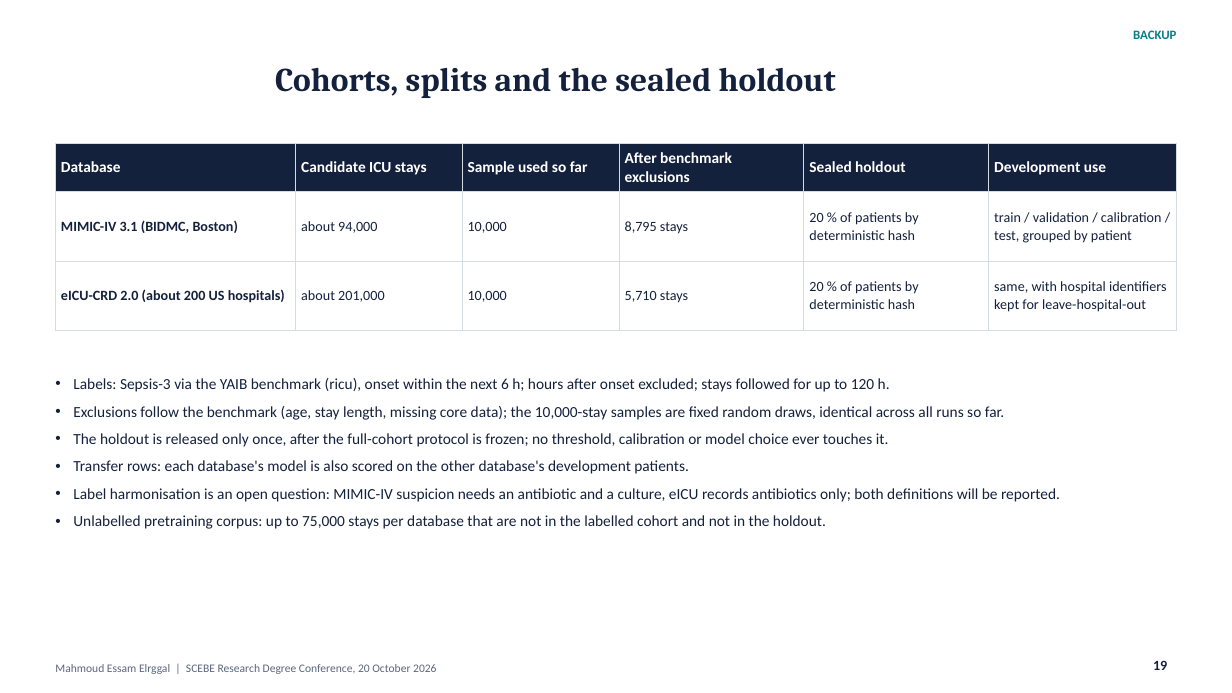
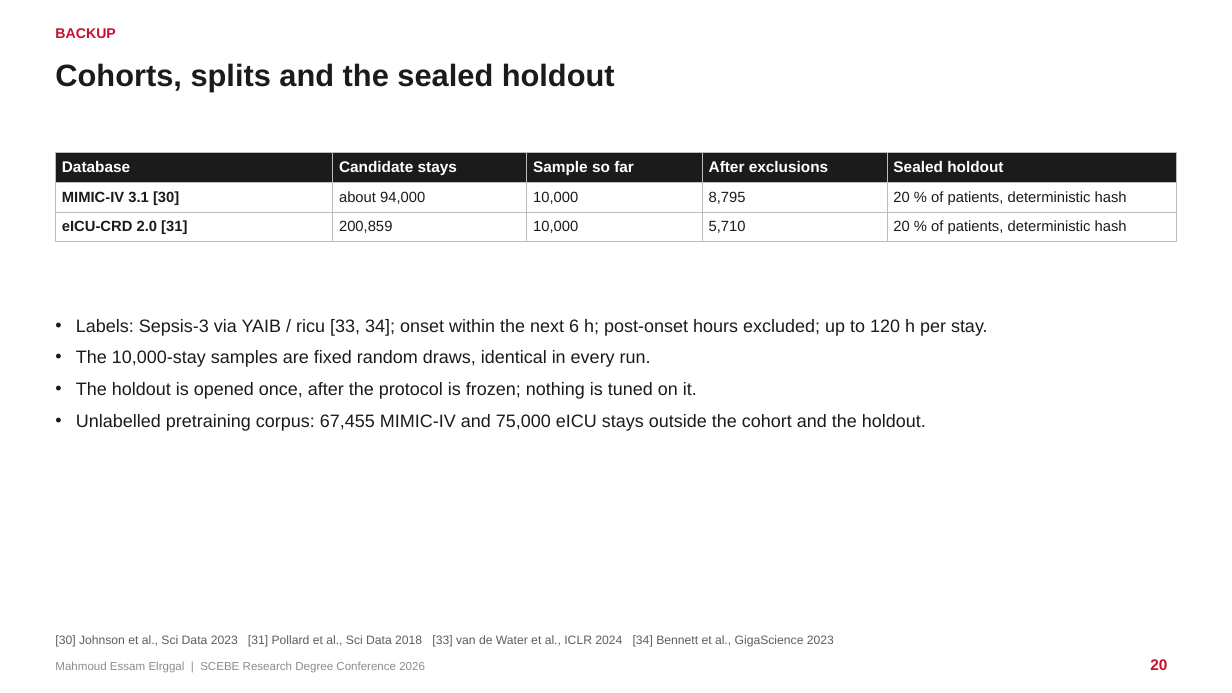
Before and after one commit to mahmoudddj/datasciencecoursera1, a slide deck: slide 20 of dev/presentation/Elrggal_Mahmoud_SCEBE2026.pptx (slide 19 before the commit). Drawn at 1232x693 pixels with LibreOffice and Linux fonts; fonts in the diff are those of the drawing. Boxes give left, top, right and bottom in pixels: in the first picture for what was removed or moved away, otherwise in the second. Text is boxed around its words. In the diff, an @@ line names an element or a change of style, - is before the commit and + after.

```diff
--- a/dev/presentation/Elrggal_Mahmoud_SCEBE2026.pptx
+++ b/dev/presentation/Elrggal_Mahmoud_SCEBE2026.pptx
@@ text added at [55, 28, 115, 38], 11 pt, text #C8102E, bold @@
+BACKUP
@@ title "Cohorts, splits and the sealed ...": place and size @@
-title "Cohorts, splits and the sealed ..." at [275, 67, 836, 98]
+title "Cohorts, splits and the sealed ..." at [55, 63, 615, 91]
@@ title "Cohorts, splits and the sealed ..." at [55, 63, 615, 91]: size 26 to 24 pt, font Cambria to Arial, text colour #14213D to #1B1B1B; alignment centre to left; vertical alignment middle to top @@
@@ text removed at [1133, 30, 1176, 39] @@
-BACKUP
@@ table at [55, 152, 1177, 245] @@
-column 1: Database | MIMIC-IV 3.1 (BIDMC, Boston) | eICU-CRD 2.0 (about 200 US hospitals)
-column 2: Candidate ICU stays | about 94,000 | about 201,000
-column 3: Sample used so far | 10,000 | 10,000
-column 4: After benchmark exclusions | 8,795 stays | 5,710 stays
-column 5: Sealed holdout | 20 % of patients by deterministic hash | 20 % of patients by deterministic hash
-column 6: Development use | train / validation / calibration / test, grouped by patient | same, with hospital identifiers kept for leave-hospital-out
+column 1: Database | MIMIC-IV 3.1 [30] | eICU-CRD 2.0 [31]
+column 2: Candidate stays | about 94,000 | 200,859
+column 3: Sample so far | 10,000 | 10,000
+column 4: After exclusions | 8,795 | 5,710
+column 5: Sealed holdout | 20 % of patients, deterministic hash | 20 % of patients, deterministic hash
@@ table: place and size @@
-table at [55, 143, 1177, 316]
+table at [55, 152, 1177, 245]
@@ text at [76, 319, 988, 431]: text changed; size 12 to 14 pt; font Calibri to Arial; text colour #14213D to #1B1B1B @@
-• Labels: Sepsis-3 via the YAIB benchmark (ricu), onset within the next 6 h; hours after onset excluded; stays followed for up to 120 h.
-• Exclusions follow the benchmark (age, stay length, missing core data); the 10,000-stay samples are fixed random draws, identical across all runs so far.
-• The holdout is released only once, after the full-cohort protocol is frozen; no threshold, calibration or model choice ever touches it.
-• Transfer rows: each database's model is also scored on the other database's development patients.
-• Label harmonisation is an open question: MIMIC-IV suspicion needs an antibiotic and a culture, eICU records antibiotics only; both definitions will be reported.
-• Unlabelled pretraining corpus: up to 75,000 stays per database that are not in the labelled cohort and not in the holdout.
+• Labels: Sepsis-3 via YAIB / ricu [33, 34]; onset within the next 6 h; post-onset hours excluded; up to 120 h per stay.
+• The 10,000-stay samples are fixed random draws, identical in every run.
+• The holdout is opened once, after the protocol is frozen; nothing is tuned on it.
+• Unlabelled pretraining corpus: 67,455 MIMIC-IV and 75,000 eICU stays outside the cohort and the holdout.
@@ text added at [55, 635, 834, 647], 9.5 pt, text #5E5E5E @@
+[30] Johnson et al., Sci Data 2023 [31] Pollard et al., Sci Data 2018 [33] van de Water et al., ICLR 2024 [34] Bennett et al., GigaScience 2023
@@ page number added at [1150, 659, 1167, 670], 12 pt, text #C8102E, bold @@
+20
@@ text at [55, 661, 425, 672]: text changed; font Calibri to Arial; text colour #5C677D to #8C8C8C @@
-Mahmoud Essam Elrggal | SCEBE Research Degree Conference, 20 October 2026
+Mahmoud Essam Elrggal | SCEBE Research Degree Conference 2026
@@ page number removed at [1153, 660, 1167, 670] @@
-19
```
Also in this commit, not shown: 10 other slides changed, 14 slides added, 11 slides removed, 2 other files.
